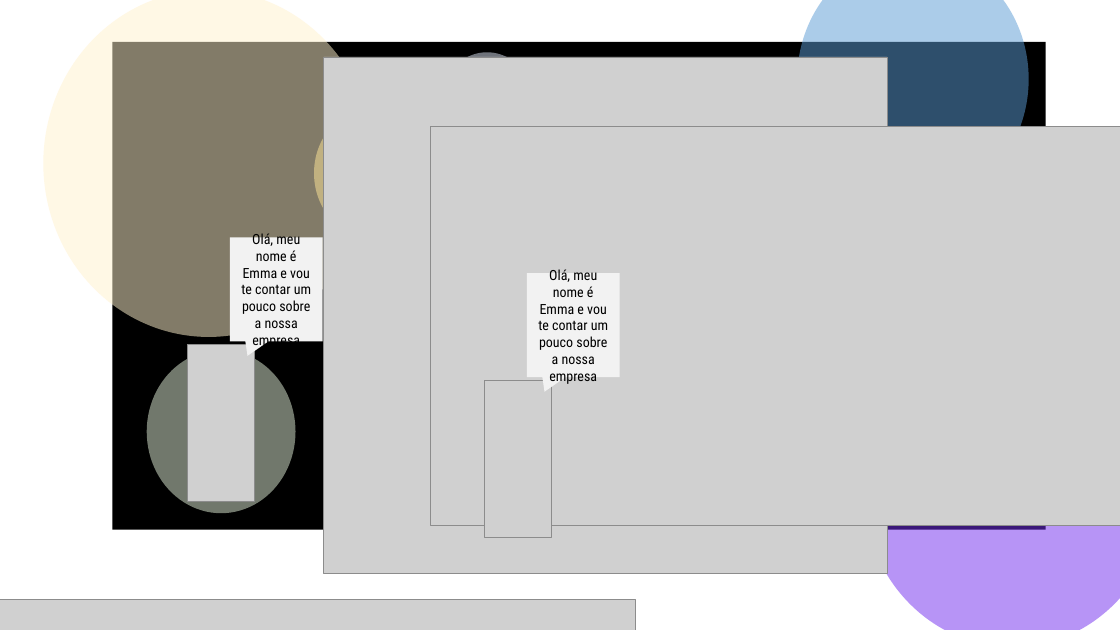
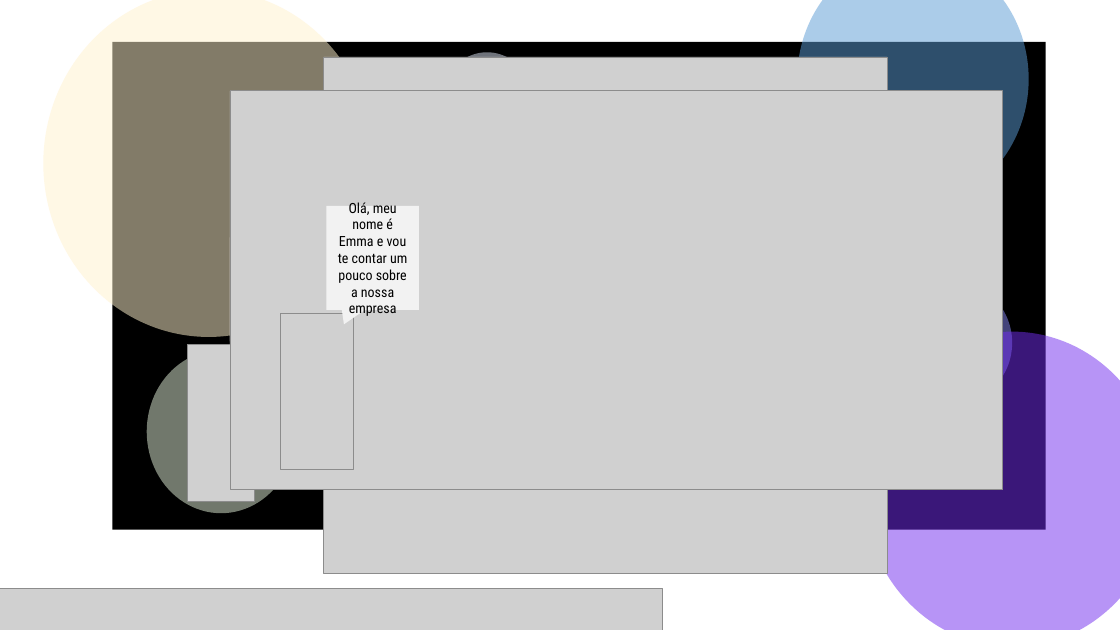
Before and after one commit to ArianeBarros/Projeto-Inova, a slide deck: slide 14 of Imagens/fundinho.pptx. Drawn at 1120x630 pixels with LibreOffice and Linux fonts; fonts in the diff are those of the drawing; grey boxes stand for pictures. Boxes give left, top, right and bottom in pixels: in the first picture for what was removed or moved away, otherwise in the second. Text is boxed around its words. In the diff, an @@ line names an element or a change of style, - is before the commit and + after.

```diff
--- a/Imagens/fundinho.pptx
+++ b/Imagens/fundinho.pptx
@@ picture: place and size @@
-picture at bbox=[431, 127, 1120, 526]
+picture at bbox=[230, 91, 1003, 490]
@@ ellipse removed at bbox=[314, 113, 413, 234] @@
@@ speech box "Olá, meu nome é Emma ...": place and size @@
-speech box "Olá, meu nome é Emma ..." at bbox=[527, 273, 619, 377]
+speech box "Olá, meu nome é Emma ..." at bbox=[327, 206, 419, 310]
@@ ellipse added at bbox=[913, 286, 1012, 399], fill #8787F1 at 51% opacity @@
@@ picture: place and size @@
-picture at bbox=[485, 381, 552, 537]
+picture at bbox=[281, 313, 353, 470]
@@ picture added at bbox=[0, 589, 662, 630] @@
```
Also in this commit, not shown: 1 other slide changed, 5 other files.
